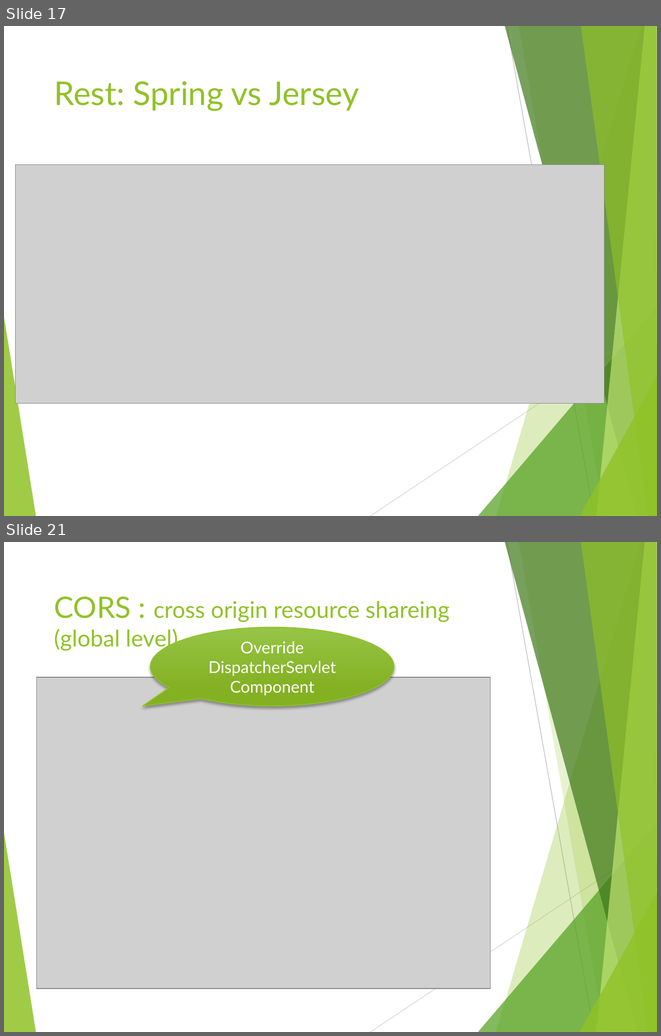
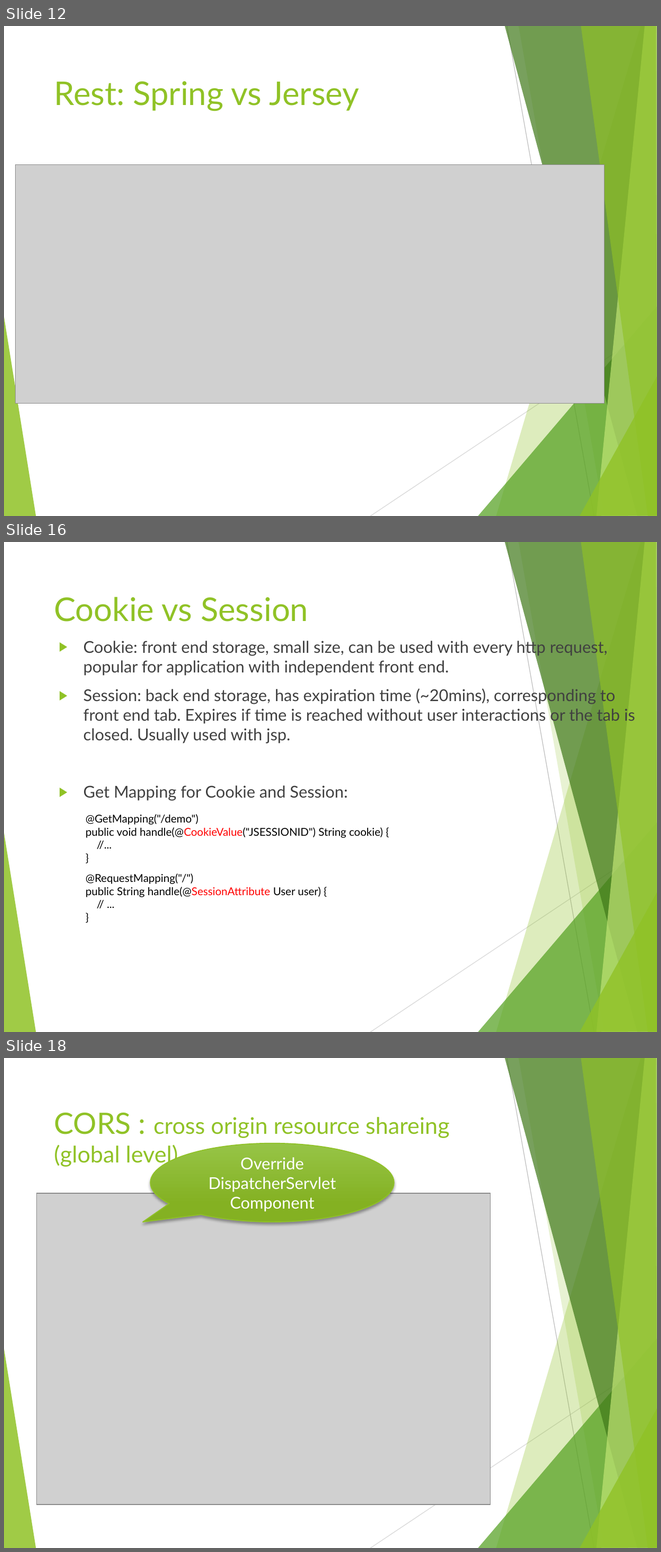
Before and after one commit to liqichen168/Course-May-2019, a slide deck: powerpoints/3_MVC.pptx. Shown one above the other, each under a label of ours: slides 17 and 21 before the commit, slides 12, 16 and 18 after it; the slides between them are not shown. The pictures are 661x1036 and 661x1552 pixels, drawn with LibreOffice and Linux fonts; fonts in the diff are those of the drawing; grey boxes stand for pictures. Boxes give left, top, right and bottom in pixels: in the first picture for what was removed or moved away, otherwise in the second. Text is boxed around its words. In the diff, an @@ line names an element or a change of style, - is before the commit and + after.

```diff
--- a/powerpoints/3_MVC.pptx
+++ b/powerpoints/3_MVC.pptx
@@ slide 16 added at <box>4,542,657,1032</box>, background #FFFFFF; not listed: 10 template elements that a slide beside it also shows @@
@@ title added at <box>54,597,308,622</box>, 36 pt, text #90C226 @@
+Cookie vs Session
@@ text added at <box>84,638,635,801</box>, 18 pt, text #404040 @@
+▶ Cookie: front end storage, small size, can be used with every http request, popular for application with independent front end.
+▶ Session: back end storage, has expiration time (~20mins), corresponding to front end tab. Expires if time is reached without user interactions or the tab is closed. Usually used with jsp.
+▶ Get Mapping for Cookie and Session:
@@ text added at <box>86,814,383,838</box>, 12 pt, text #000000 @@
+@GetMapping("/demo")
+public void handle(@CookieValue("JSESSIONID") String cookie) {
+//...
+}
@@ text added at <box>86,873,321,897</box>, 12 pt, text #000000 @@
+@RequestMapping("/")
+public String handle(@SessionAttribute User user) {
+// ...
+}
@@ what was slide 17 is now slide 12 @@
@@ what was slide 21 is now slide 18 @@
```
Also in this commit, not shown: 6 slides changed, 6 other slides added, 7 slides removed.
